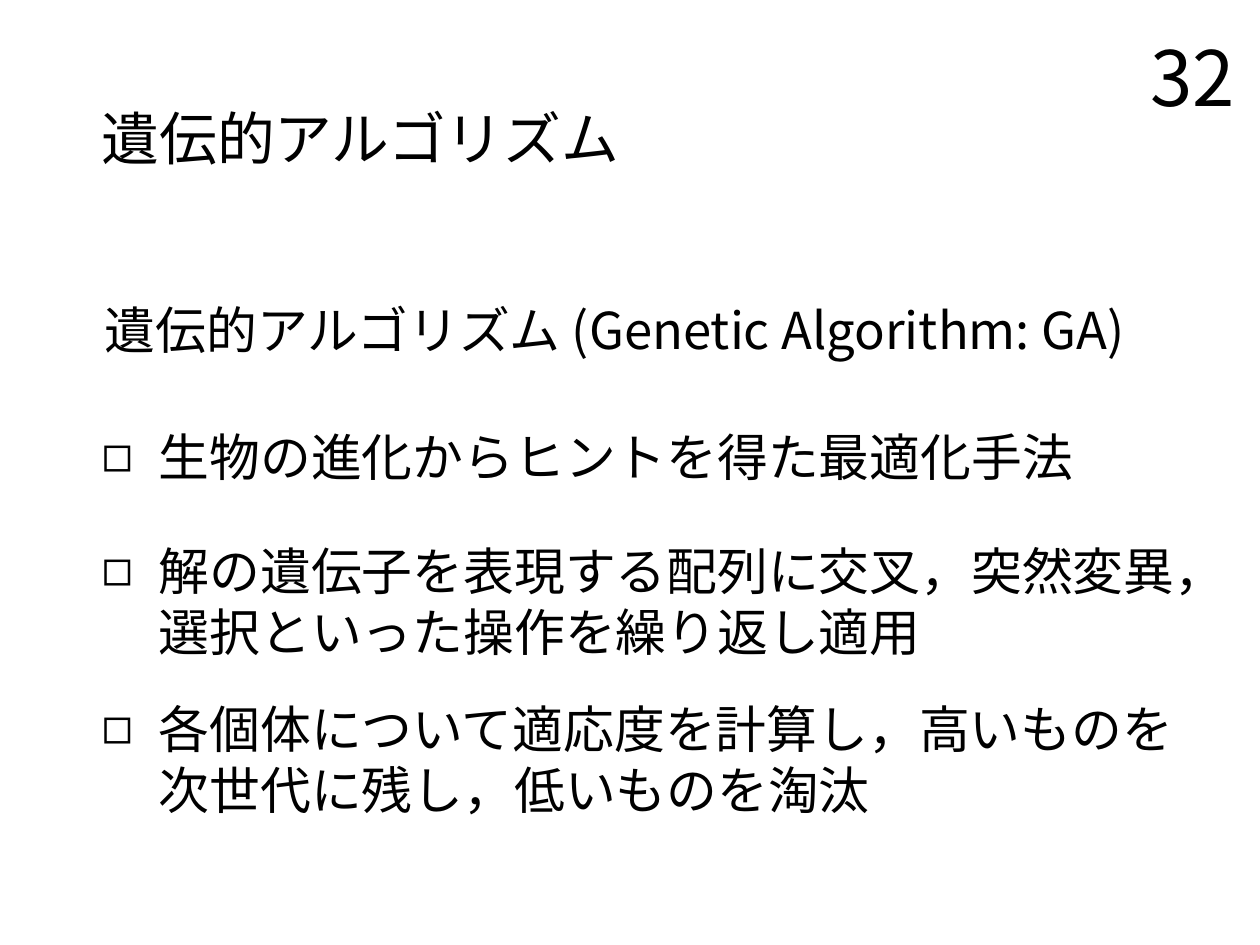
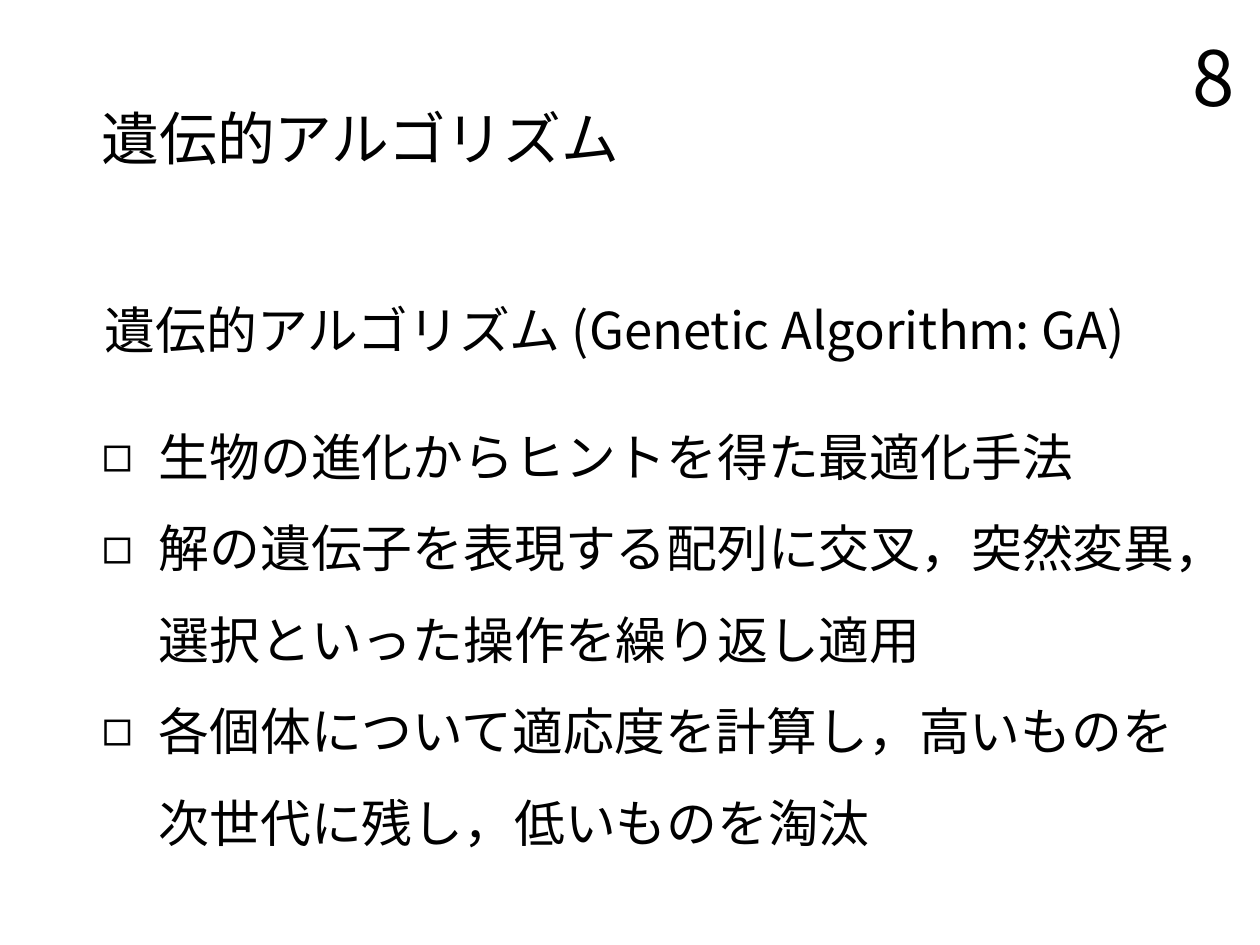
Before and after one commit to TairaTomotaka/kadai, a slide deck: slide 8 of prsn/20230124_prsn_taira.pptx (slide 32 before the commit). Drawn at 1260x945 pixels with LibreOffice and Linux fonts; fonts in the diff are those of the drawing. Boxes give left, top, right and bottom in pixels: in the first picture for what was removed or moved away, otherwise in the second. Text is boxed around its words. In the diff, an @@ line names an element or a change of style, - is before the commit and + after.

```diff
--- a/prsn/20230124_prsn_taira.pptx
+++ b/prsn/20230124_prsn_taira.pptx
@@ page number at (1192,49,1234,107): text changed @@
-32
+8
@@ text at (159,524,1226,848): line spacing 1 to 1.5 @@
```
Also in this commit, not shown: 4 other slides changed.
